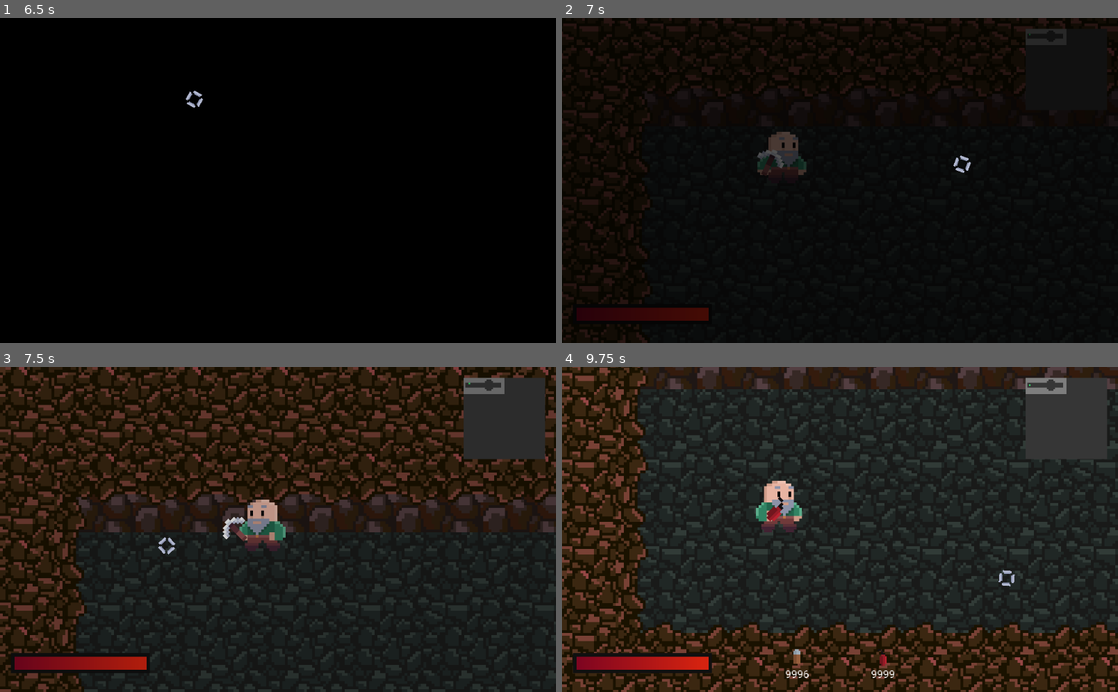
Above: before the commit, frames 1-4 (two rows, left to right).
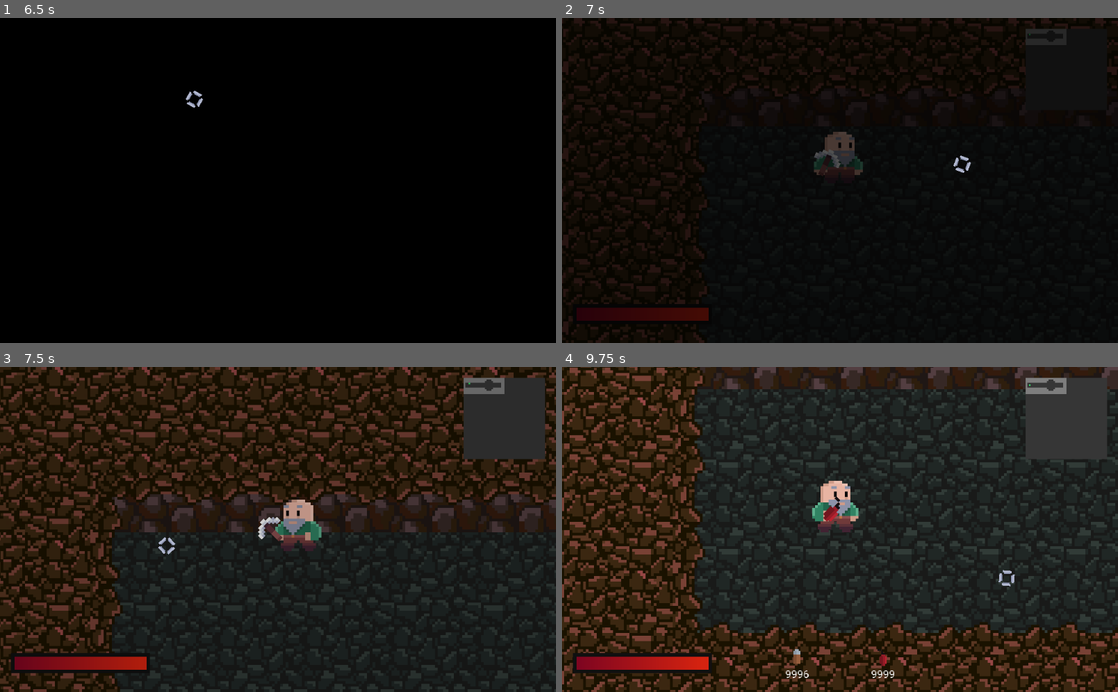
Above: after the commit, the same moments.

Repository: AyUpItsAli/Gunthers-Grotto-Coursework
Game: Godot game, scene res://World/Level/Level.tscn
Same seed, same stepped clock (60 frames per second), same inputs: the game is played once before the commit and once after it.
Inputs (mouse positions are in pixels of both pictures, inside the frame that each line leads up to):
- Up to frame 1 (6.5 s): tap Enter (force_exit_cave) at 0.5 s; move the mouse to (400, 164) at 0.52 s; hold D (move_right) 0.53-1.28 s; hold 3 (equip_dynamite) 0.53-1.28 s; move the mouse to (166, 196) at 1.27 s; hold S (move_down) 1.28-2.03 s; tap 1 (equip_pickaxe) at 1.35, 4.35 s; move the mouse to (333, 109) at 2.02 s; hold D (move_right) 2.03-2.78 s; hold 2 (equip_revolver) 2.03-2.78 s; move the mouse to (250, 245) at 2.77 s; hold W (move_up) 2.78-3.53 s; click (250, 245) at 2.85 s; move the mouse to (444, 229) at 3.52 s; hold 3 (equip_dynamite) 3.53-4.28 s; hold A (move_left) 3.53-5.03 s; tap M (load_magpie_level) at 4.15 s; move the mouse to (111, 131) at 4.27 s; move the mouse to (305, 180) at 5.02 s; hold S (move_down) 5.03-5.78 s; hold 2 (equip_revolver) 5.03-5.78 s; tap Space at 5.75 s; move the mouse to (194, 99) at 5.77 s; hold D (move_right) from 5.78 s (still down); click (194, 99) at 5.85 s
- Up to frame 2 (7 s): move the mouse to (962, 164) at 6.52 s; release D (move_right) at 6.53 s; hold W (move_up) from 6.53 s (still down); hold 3 (equip_dynamite) from 6.53 s (still down)
- Up to frame 3 (7.5 s): move the mouse to (166, 545) at 7.27 s; release W (move_up) at 7.28 s; release 3 (equip_dynamite) at 7.28 s; hold D (move_right) from 7.28 s (still down); tap 1 (equip_pickaxe) at 7.35 s
- Up to frame 4 (9.75 s): move the mouse to (895, 458) at 8.02 s; release D (move_right) at 8.03 s; hold S (move_down) 8.03-8.78 s; hold 2 (equip_revolver) 8.03-8.78 s; move the mouse to (812, 594) at 8.77 s; hold A (move_left) 8.78-9.53 s; click (812, 594) at 8.85 s; move the mouse to (1006, 578) at 9.52 s; hold W (move_up) from 9.53 s (still down); hold 3 (equip_dynamite) from 9.53 s (still down)

Frame 1 is identical in both runs. In frame 2, 5.9% of the frame differs, in the area x 0-100%, y 0-100%; in frame 3, 32%; in frame 4, 35%.

Commit message:
Remove old camera limits in magpie level

Diff:
--- a/World/MagpieLevel/MagpieLevel.gd
+++ b/World/MagpieLevel/MagpieLevel.gd
@@ -12,13 +12,6 @@
 	# Update the minimap to display the layout of the magpie level
 	minimap.update_minimap(rock_layer)
 
-	# Set camera limits
-	var camera: Camera2D = player.get_camera()
-	camera.limit_left = 0
-	camera.limit_top = 0
-	camera.limit_right = 24 * Globals.CAVE_TILE_SIZE
-	camera.limit_bottom = 9 * Globals.CAVE_TILE_SIZE
-
 	# Fade out the loading screen
 	if loading_screen.visible:
 		var animations = loading_screen.get_node("LoadingScreenAnimations")
